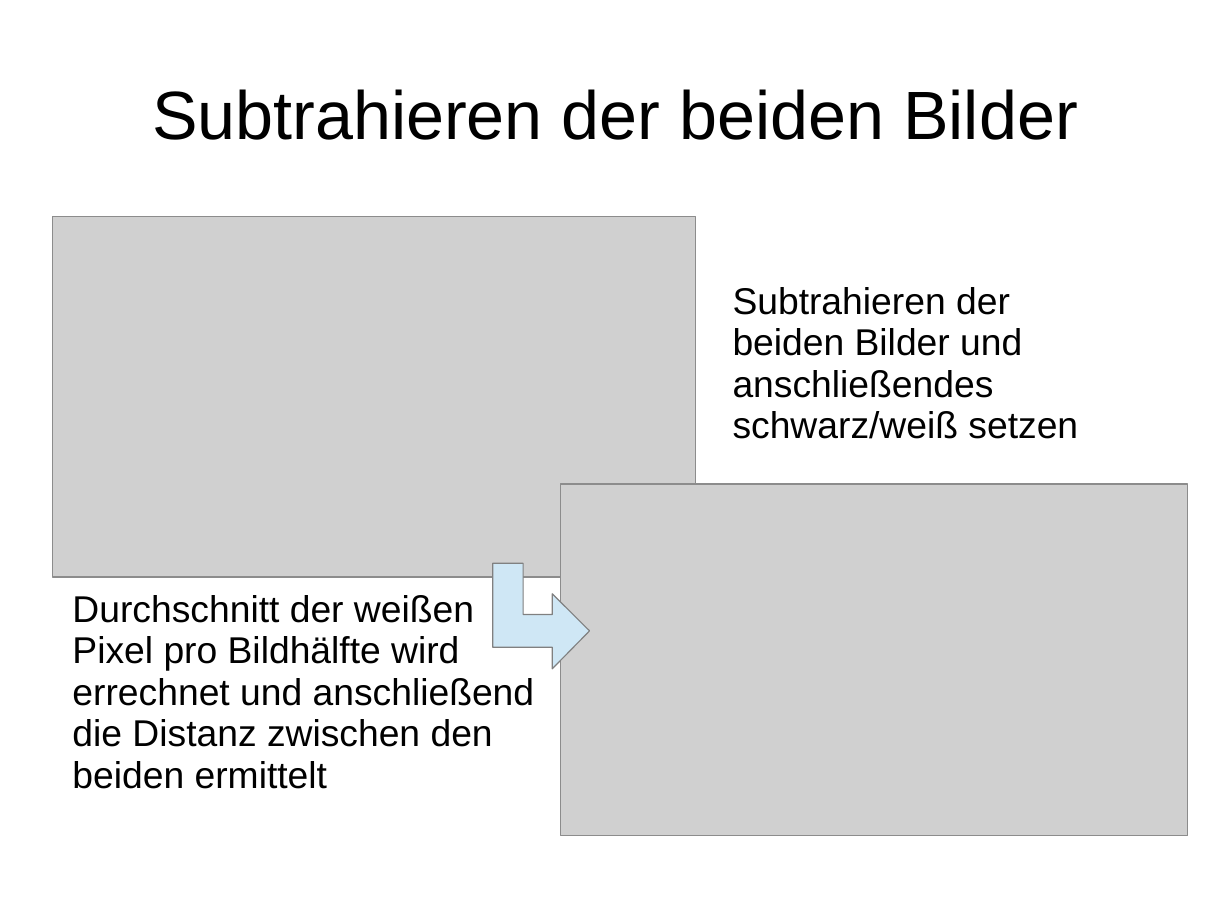
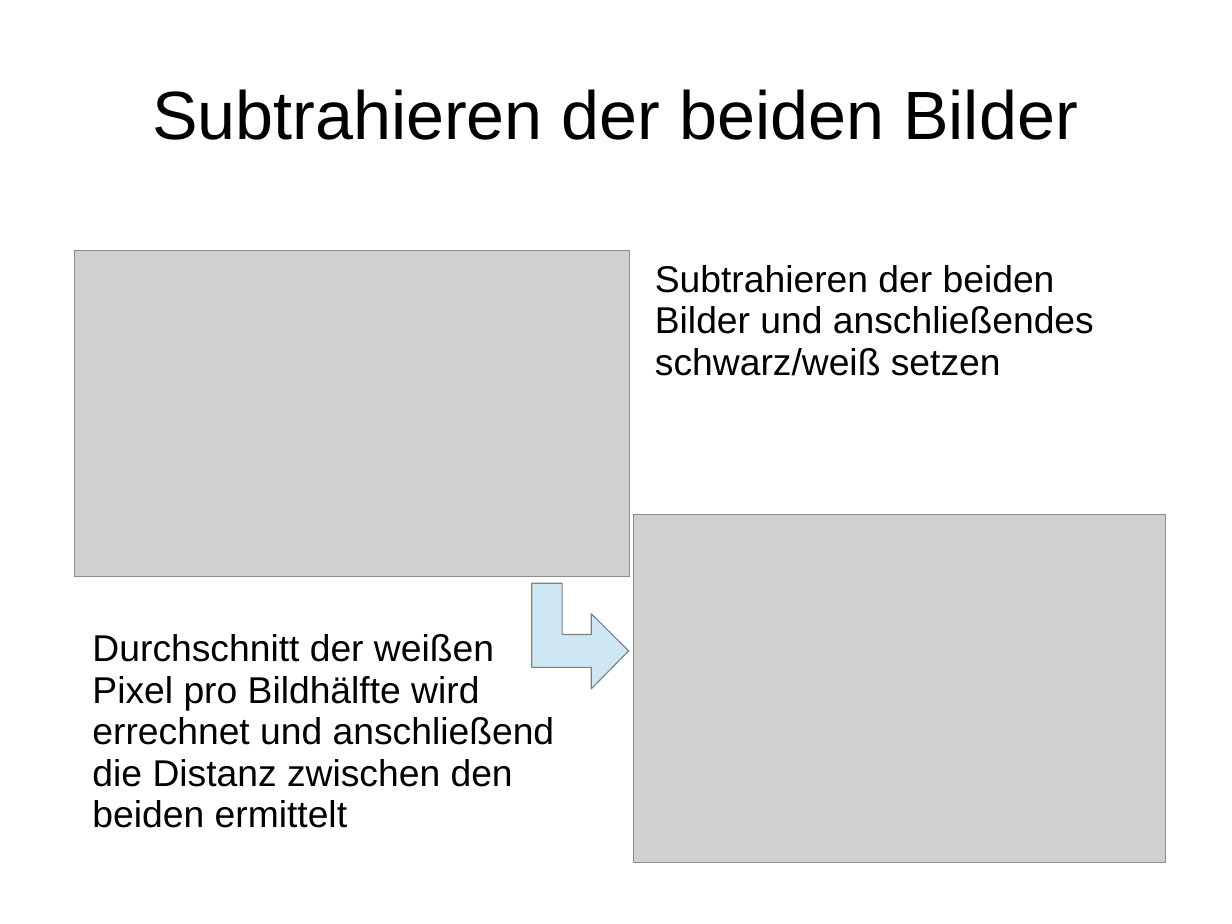
Before and after one commit to tpinetz/EDVBAG_C3, a slide deck: slide 4 of Documents/Zwischenpraesentation.ppt. Drawn at 1232x924 pixels with LibreOffice and Linux fonts; fonts in the diff are those of the drawing; grey boxes stand for pictures. Boxes give left, top, right and bottom in pixels: in the first picture for what was removed or moved away, otherwise in the second. Text is boxed around its words. In the diff, an @@ line names an element or a change of style, - is before the commit and + after.

```diff
--- a/Documents/Zwischenpraesentation.ppt
+++ b/Documents/Zwischenpraesentation.ppt
@@ picture resized from (x1=53, y1=216, x2=695, y2=577) to (x1=75, y1=250, x2=629, y2=576) @@
@@ text "Subtrahieren der beiden Bilder und ..." rewrapped from (x1=733, y1=287, x2=1078, y2=439) to (x1=655, y1=265, x2=1094, y2=376) @@
@@ picture resized from (x1=561, y1=484, x2=1188, y2=836) to (x1=634, y1=515, x2=1166, y2=863) @@
@@ freeform shape moved from (x1=493, y1=563, x2=590, y2=669) to (x1=532, y1=584, x2=629, y2=689) @@
@@ text "Durchschnitt der weißen Pixel pro ..." moved from (x1=72, y1=595, x2=535, y2=789) to (x1=92, y1=634, x2=555, y2=828) @@
```
Also in this commit, not shown: 5 other slides changed, 1 slide added, 1 slide removed.
